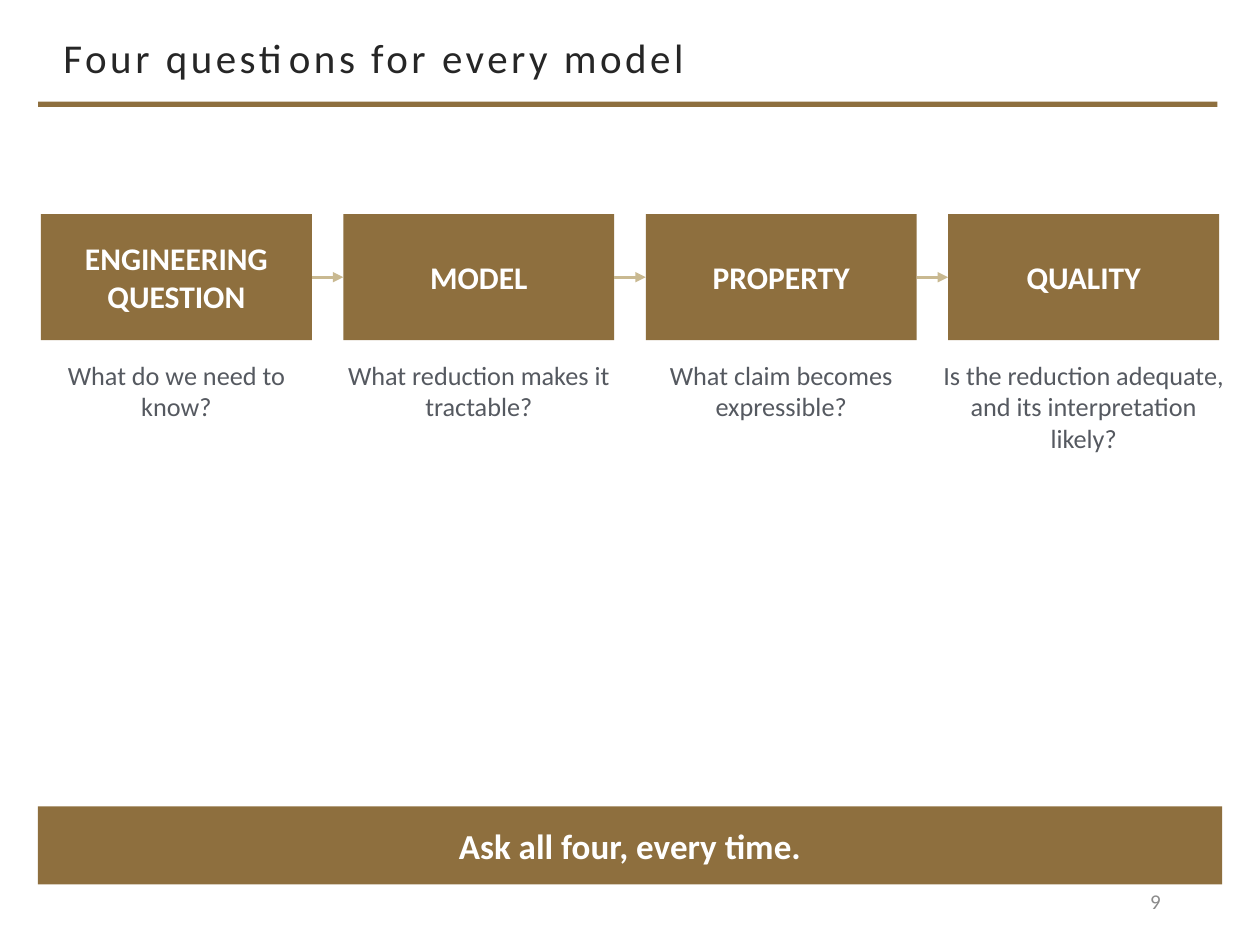
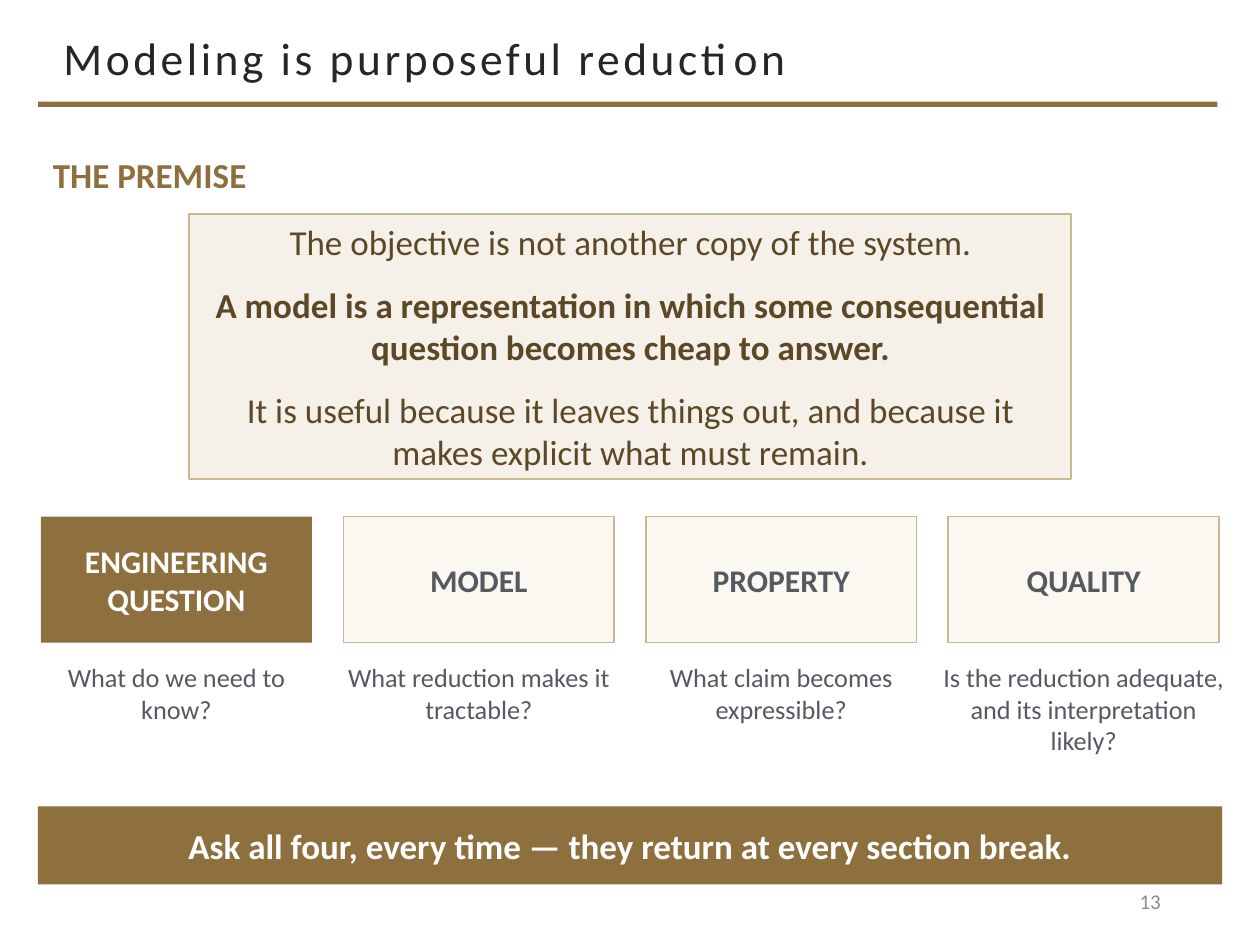
Before and after one commit to davisjam/model-based-agentic-software-engineering, a slide deck: slide 13 of course/lectures/act-2-delegation-and-control/02-modeling/2-2-Modeling-1-Purposeful-Reduction.pptx (slide 9 before the commit). Drawn at 1260x945 pixels with LibreOffice and Linux fonts; fonts in the diff are those of the drawing; background and template pictures are left out. Boxes give left, top, right and bottom in pixels: in the first picture for what was removed or moved away, otherwise in the second. Text is boxed around its words. In the diff, an @@ line names an element or a change of style, - is before the commit and + after.

```diff
--- a/course/lectures/act-2-delegation-and-control/02-modeling/2-2-Modeling-1-Purposeful-Reduction.pptx
+++ b/course/lectures/act-2-delegation-and-control/02-modeling/2-2-Modeling-1-Purposeful-Reduction.pptx
@@ title at bbox=[63, 43, 561, 83]: text changed; size 23.4 to 26 pt @@
-Four questions for every model
+Modeling is purposeful reduction
@@ text added at bbox=[53, 165, 246, 189], 20 pt, text #8E6F3E, bold @@
+THE PREMISE
@@ rectangle added at bbox=[189, 214, 1071, 479], fill #F5F1E8, outline #C9B991 1 pt, 20 pt, text #5C4826 @@
+The objective is not another copy of the system.
+A model is a representation in which some consequential question becomes cheap to answer.
+It is useful because it leaves things out, and because it makes explicit what must remain.
@@ arrow removed from (312, 277) to (344, 277) @@
@@ arrow removed from (615, 277) to (645, 277) @@
@@ arrow removed from (917, 277) to (949, 277) @@
@@ text colour #FFFFFF to #555960; fill #8E6F3E to #FBF8F2; outline none to #C9B991 1 pt in 3 elements at bbox=[344, 517, 615, 643], bbox=[645, 517, 916, 643], bbox=[949, 517, 1220, 643] @@
@@ 4 rectangles, 4 texts: place and size @@
-4 rectangles, 4 texts at bbox=[42, 214, 1223, 452]
+4 rectangles, 4 texts at bbox=[42, 517, 1223, 754]
@@ text in rectangle at bbox=[188, 834, 1071, 865]: text changed @@
-Ask all four, every time.
+Ask all four, every time — they return at every section break.
@@ page number at bbox=[1140, 895, 1161, 909]: text changed @@
-9
+13
```
Also in this commit, not shown: 1 other slide changed, 7 slides added, 6 slides removed, 1 other file.
